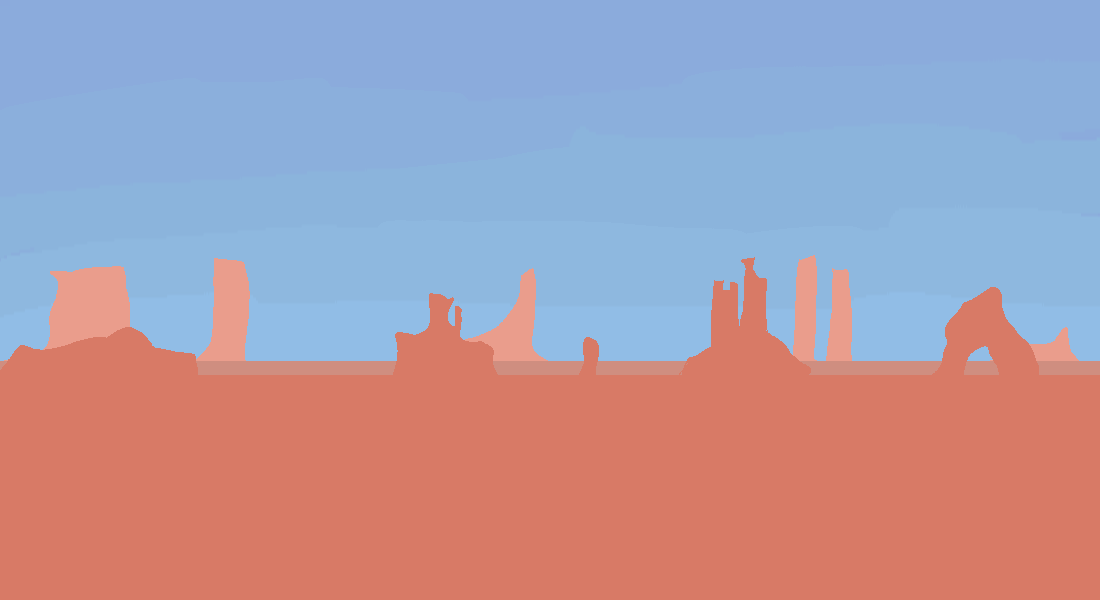
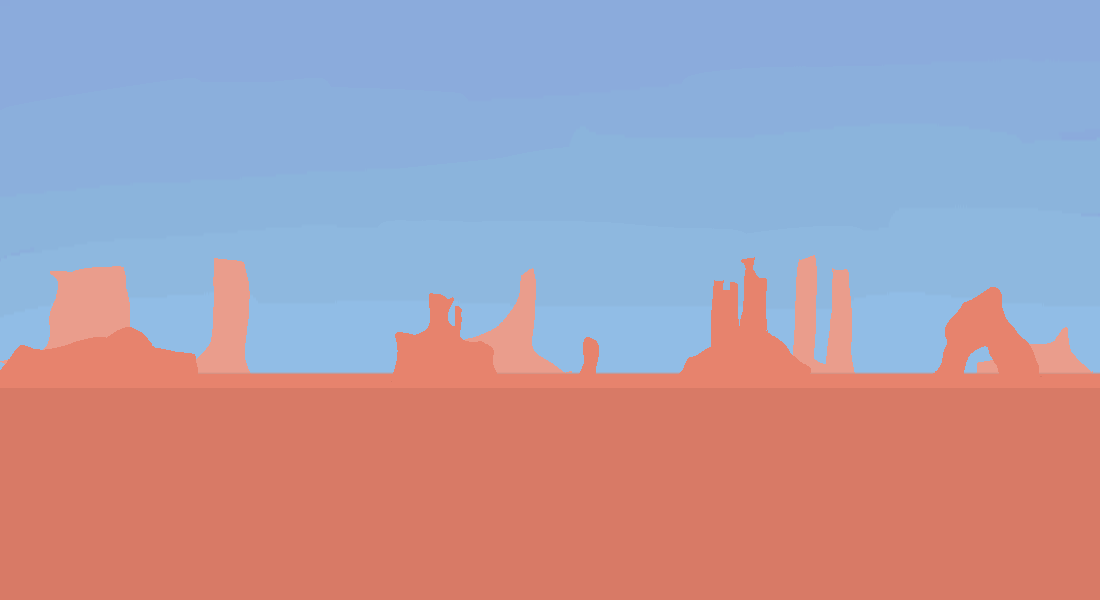
Comparing the layer stacks of the two 1100×600 images. Changes:
moved "Paint Layer 1" above "Paint Layer 5", painted on it over [0, 320, 1100, 388]
painted on "Paint Layer 5" over [0, 257, 1100, 388]
painted on "Paint Layer 4" over [0, 320, 1100, 388]
